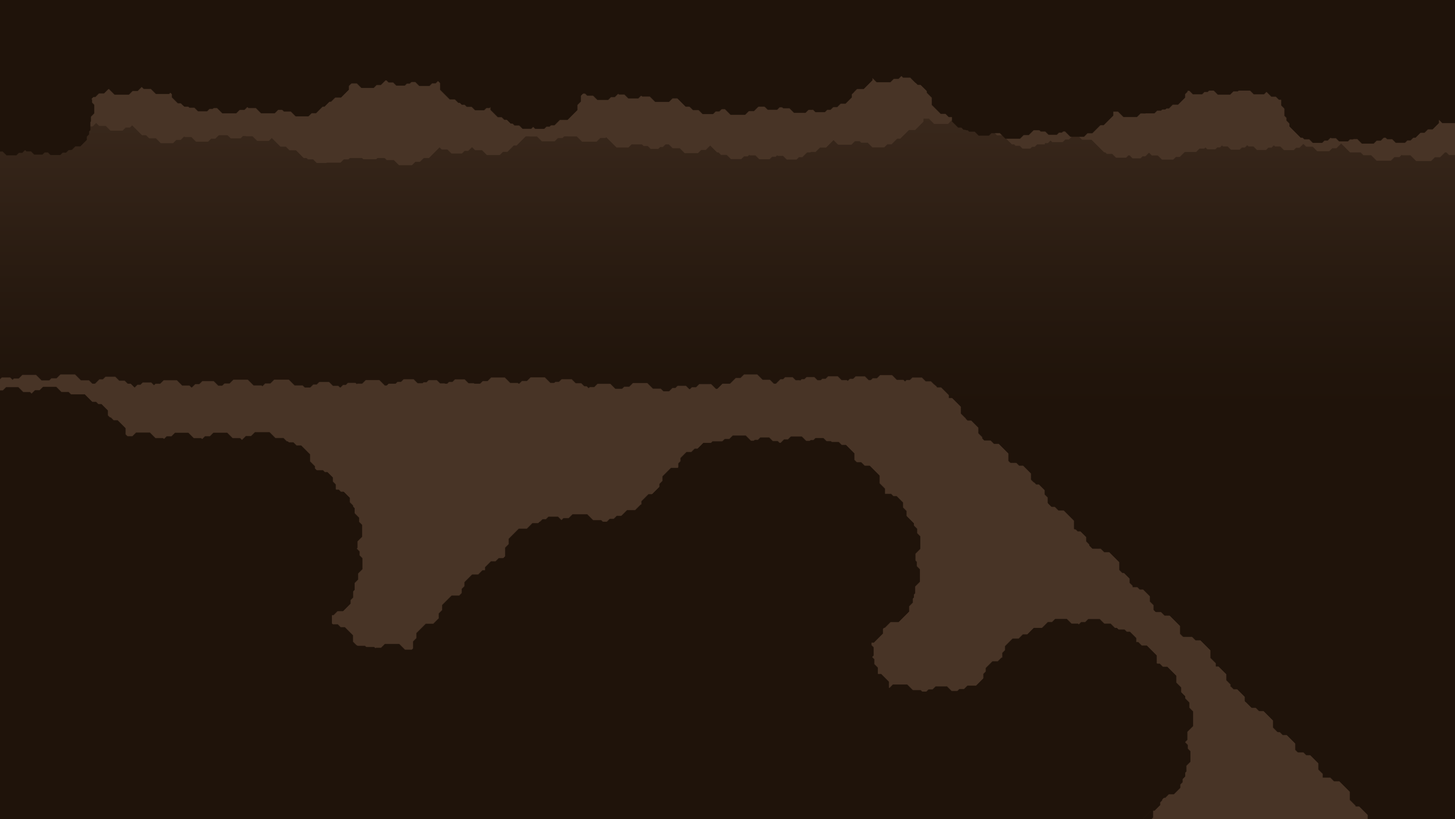
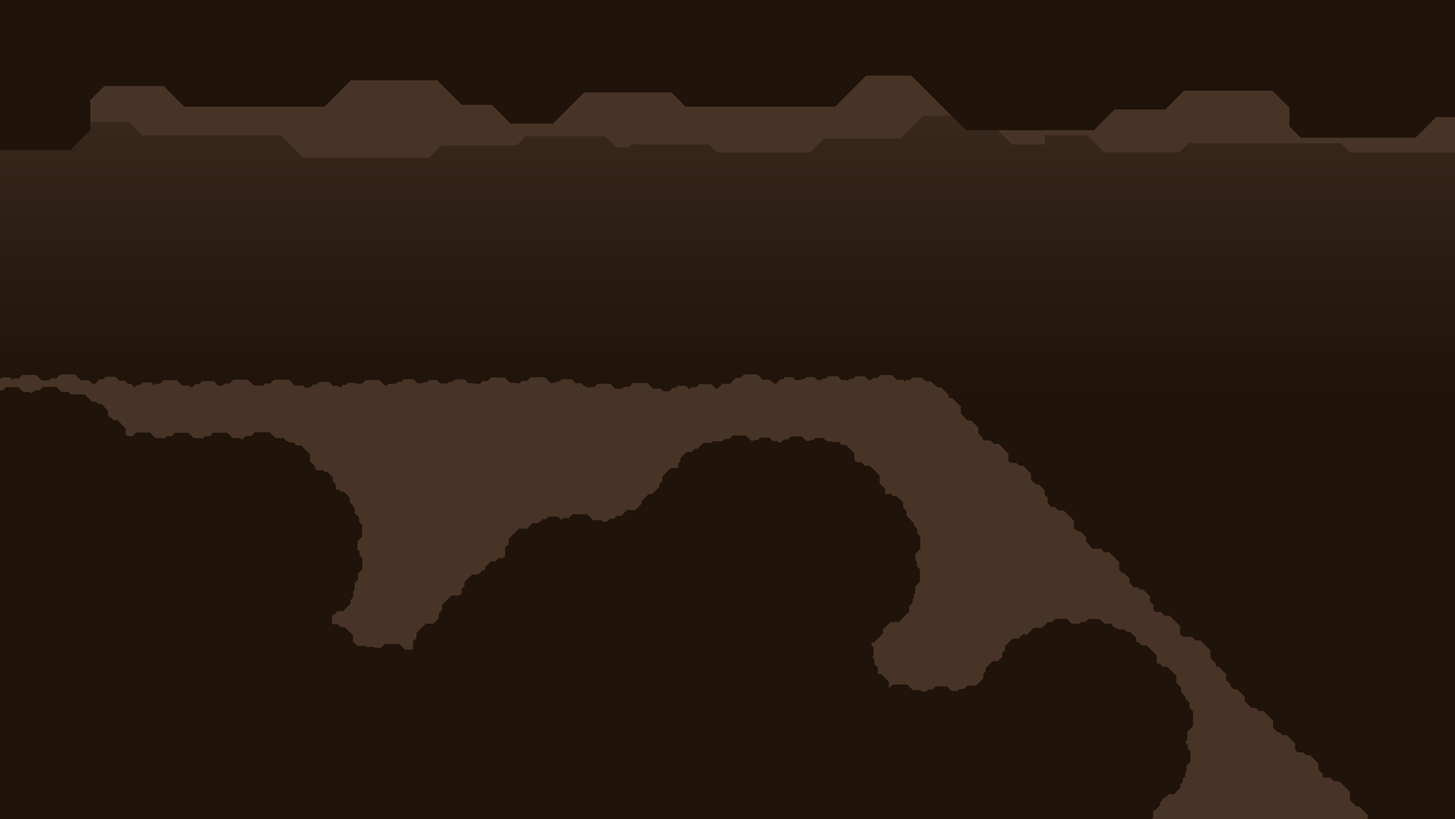
Revision of a layered w=1455, h=819 image; what changed, layer by layer:
painted on "ForeGround" over [0, 75, 1455, 156]
painted on "PlayerGround" over [0, 115, 1455, 166]
